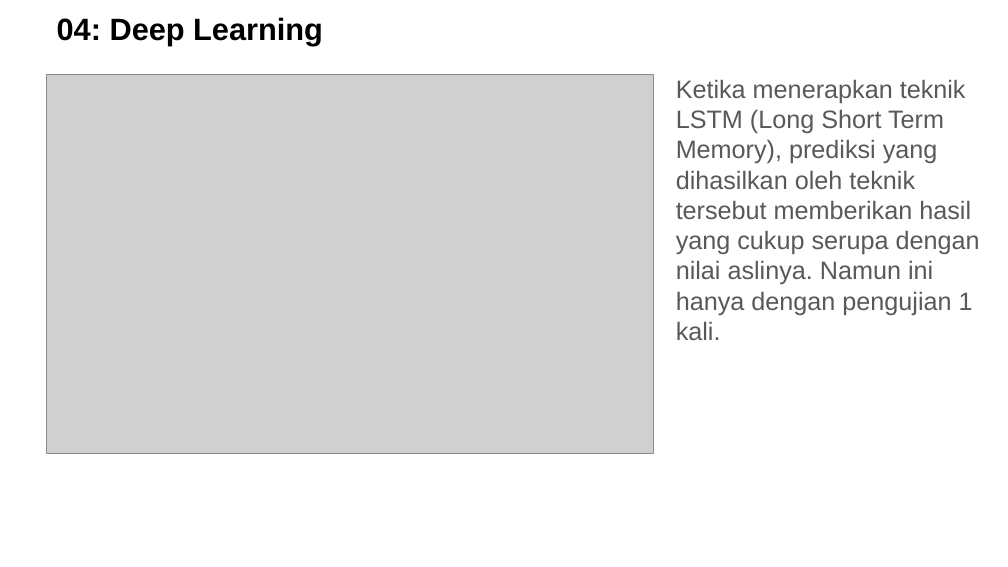
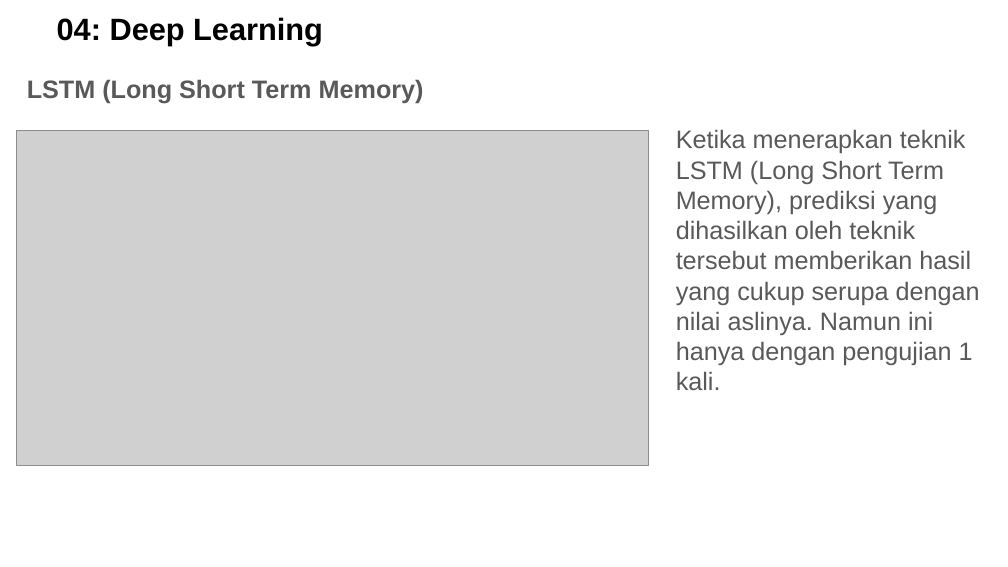
Before and after one commit to wendykusman/ProjectDataScience, a slide deck: slide 45 of DataScienceProject -Wendy Kusman.pptx (slide 40 before the commit). Drawn at 1008x567 pixels with LibreOffice and Linux fonts; fonts in the diff are those of the drawing; grey boxes stand for pictures; background and template pictures are left out. Boxes give left, top, right and bottom in pixels: in the first picture for what was removed or moved away, otherwise in the second. Text is boxed around its words. In the diff, an @@ line names an element or a change of style, - is before the commit and + after.

```diff
--- a/DataScienceProject -Wendy Kusman.pptx
+++ b/DataScienceProject -Wendy Kusman.pptx
@@ text added at [27,79,424,104], 18 pt, text #595959, bold @@
+LSTM (Long Short Term Memory)
@@ text "Ketika menerapkan teknik LSTM (Long ...": place and size @@
-text "Ketika menerapkan teknik LSTM (Long ..." at [676,79,980,340]
+text "Ketika menerapkan teknik LSTM (Long ..." at [676,129,980,390]
@@ picture: place and size @@
-picture at [46,75,653,454]
+picture at [17,131,649,466]
```
Also in this commit, not shown: 8 other slides changed, 7 slides added, 2 slides removed.
